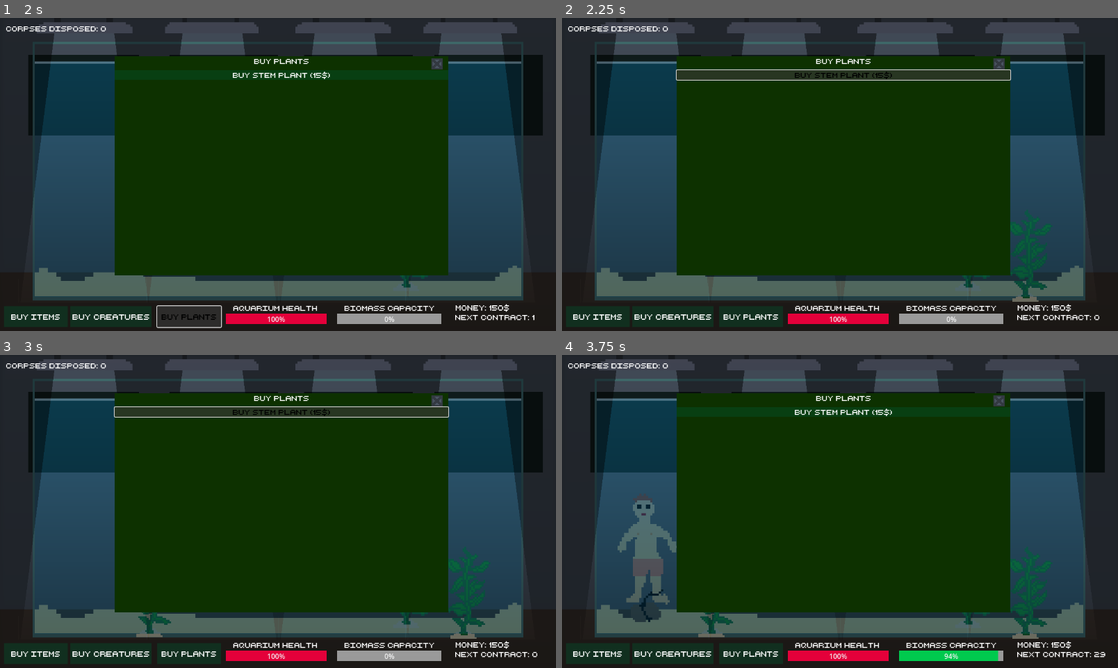
Above: before the commit, frames 1-4 (two rows, left to right).
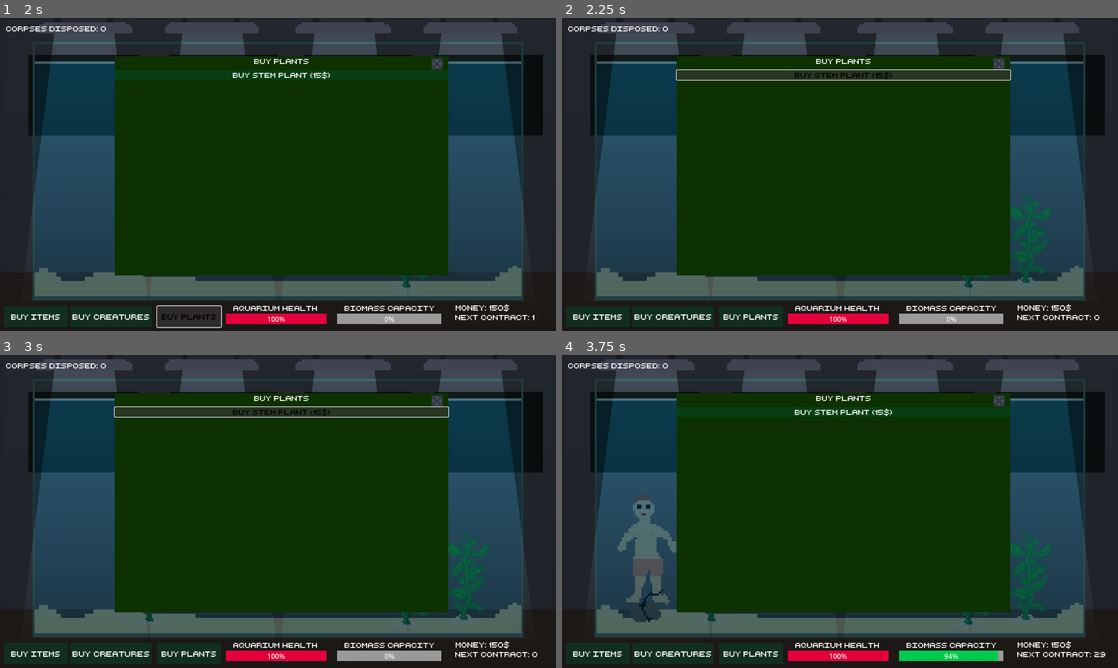
Above: after the commit, the same moments.

Repository: adrientremblay/ld56
Game: Godot game, scene res://scenes/game_screen.tscn
The game is run twice, just before and just after one commit, with the same random seed, the same clock (stepped at 60 frames per second) and the same inputs.
Inputs:
- Up to frame 1 (2 s): click "Buy Creatures" at 0.5 s; click "Buy Plants" at 1.25 s
- Up to frame 2 (2.25 s): click "Buy Stem Plant (15$)" at 2 s
- Up to frame 3 (3 s): click "buy snail (5$)" at 2.75 s
- Up to frame 4 (3.75 s): click "Accept" at 3.5 s

Frame 1 is identical in both runs. In frame 2, 0.5% of the frame differs, in the area x 80-88%, y 59-91%; in frame 3, 0.7%, in the area x 24-88%, y 59-91%; in frame 4, 0.7%.

Commit message:
Fixed plant position issue

Diff:
--- a/scenes/game_screen.gd
+++ b/scenes/game_screen.gd
@@ -157,5 +157,5 @@
 
 func _on_buy_stem_plant_pressed() -> void:
 	var new_plant = plantScene.instantiate()
-	new_plant.global_position = Vector2(137 + (randf() * 966), 507 + (randf()*31))
+	new_plant.global_position = Vector2(137 + (randf() * 966), 507 - (randf()*31))
 	$Aquarium/Plants.add_child(new_plant)
